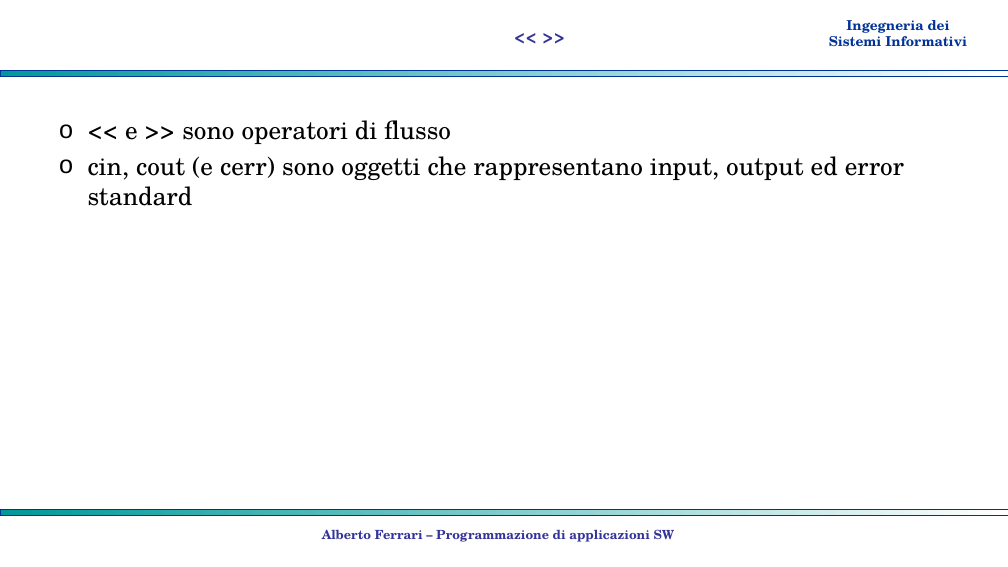
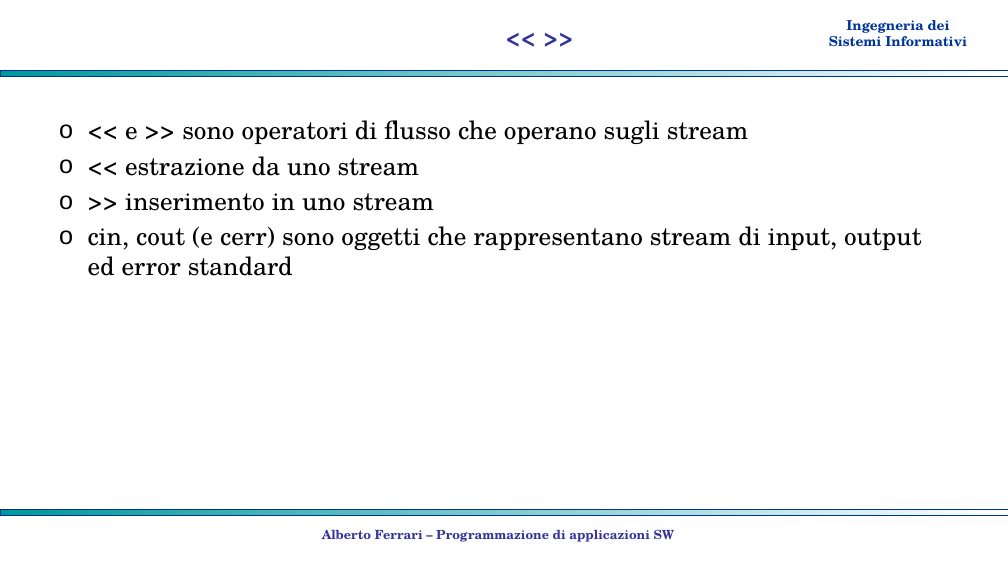
Before and after one commit to albertoferrari/pasw, a slide deck: slide 5 of lezioni/PASW03c - C++ input output.pptx (slide 2 before the commit). Drawn at 1008x567 pixels with LibreOffice and Linux fonts; fonts in the diff are those of the drawing; background and template pictures are left out. Boxes give left, top, right and bottom in pixels: in the first picture for what was removed or moved away, otherwise in the second. Text is boxed around its words. In the diff, an @@ line names an element or a change of style, - is before the commit and + after.

```diff
--- a/lezioni/PASW03c - C++ input output.pptx
+++ b/lezioni/PASW03c - C++ input output.pptx
@@ title "<< >>" at (x1=282, y1=10, x2=798, y2=64): size 18 to 24 pt @@
@@ text at (x1=88, y1=120, x2=921, y2=276): text changed @@
-o << e >> sono operatori di flusso
-o cin, cout (e cerr) sono oggetti che rappresentano input, output ed error standard
+o << e >> sono operatori di flusso che operano sugli stream
+o << estrazione da uno stream
+o >> inserimento in uno stream
+o cin, cout (e cerr) sono oggetti che rappresentano stream di input, output ed error standard
```
Also in this commit, not shown: 2 other slides changed, 3 slides added, 1 other file.
